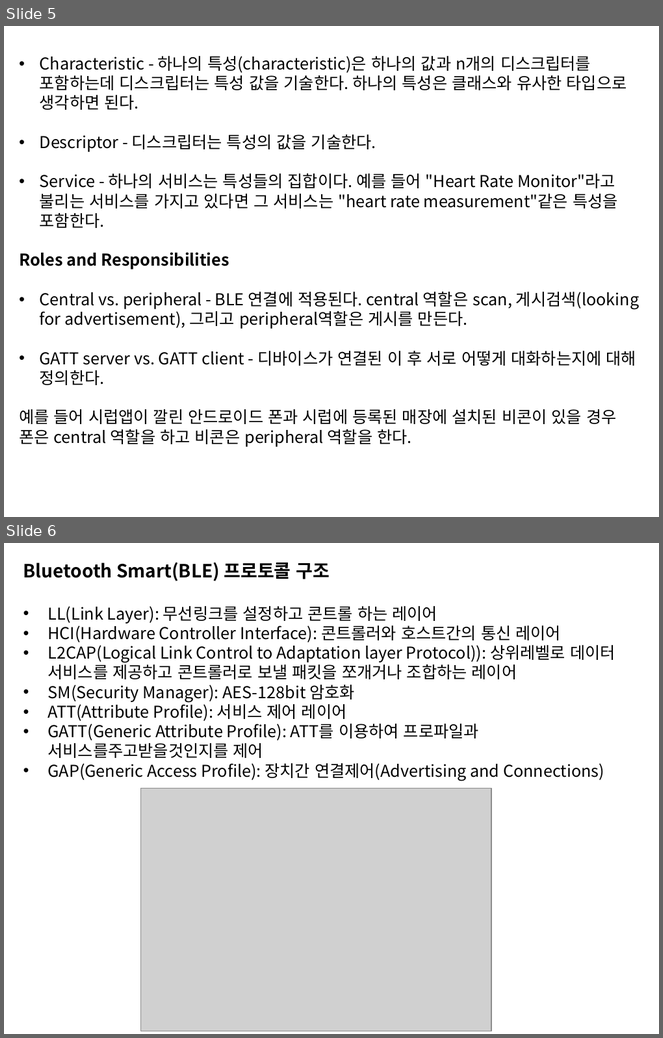
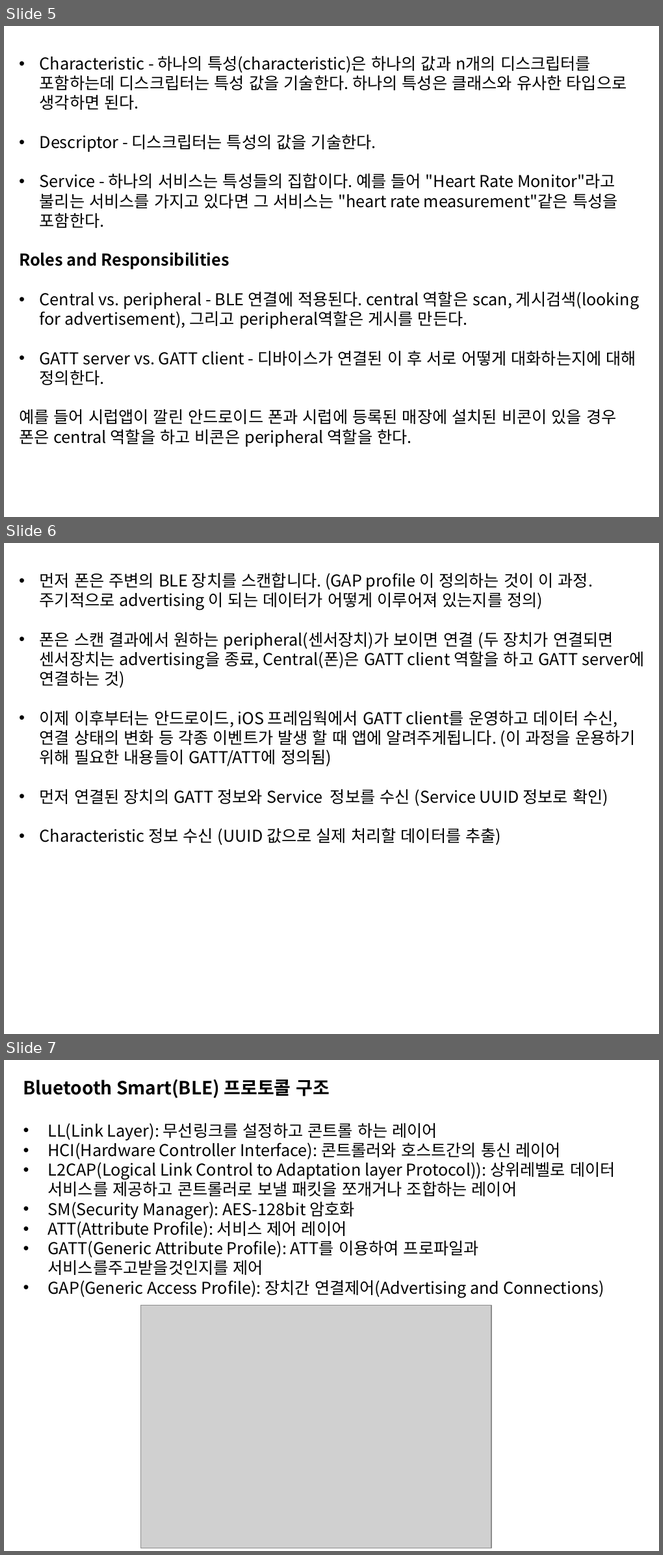
Before and after one commit to sc545/Beacon, a slide deck: BLE.pptx. Shown one above the other, each under a label of ours: slides 5 and 6 before the commit, slides 5, 6 and 7 after it. The pictures are 663x1038 and 663x1555 pixels, drawn with LibreOffice and Linux fonts; fonts in the diff are those of the drawing; grey boxes stand for pictures. Boxes give left, top, right and bottom in pixels: in the first picture for what was removed or moved away, otherwise in the second. Text is boxed around its words. In the diff, an @@ line names an element or a change of style, - is before the commit and + after.

```diff
--- a/BLE.pptx
+++ b/BLE.pptx
@@ slide 6 added at (4, 543, 659, 1034), background #FFFFFF @@
@@ text added at (40, 573, 644, 845), 18 pt, text #000000 @@
+• 먼저 폰은 주변의 BLE 장치를 스캔합니다. (GAP profile 이 정의하는 것이 이 과정. 주기적으로 advertising 이 되는 데이터가 어떻게 이루어져 있는지를 정의)
+• 폰은 스캔 결과에서 원하는 peripheral(센서장치)가 보이면 연결 (두 장치가 연결되면 센서장치는 advertising을 종료, Central(폰)은 GATT client 역할을 하고 GATT server에 연결하는 것)
+• 이제 이후부터는 안드로이드, iOS 프레임웍에서 GATT client를 운영하고 데이터 수신, 연결 상태의 변화 등 각종 이벤트가 발생 할 때 앱에 알려주게됩니다. (이 과정을 운용하기 위해 필요한 내용들이 GATT/ATT에 정의됨)
+• 먼저 연결된 장치의 GATT 정보와 Service 정보를 수신 (Service UUID 정보로 확인)
+• Characteristic 정보 수신 (UUID 값으로 실제 처리할 데이터를 추출)
@@ what was slide 6 is now slide 7 @@
```
Also in this commit, not shown: 1 slide changed, 1 other slide added, 43 other files.
